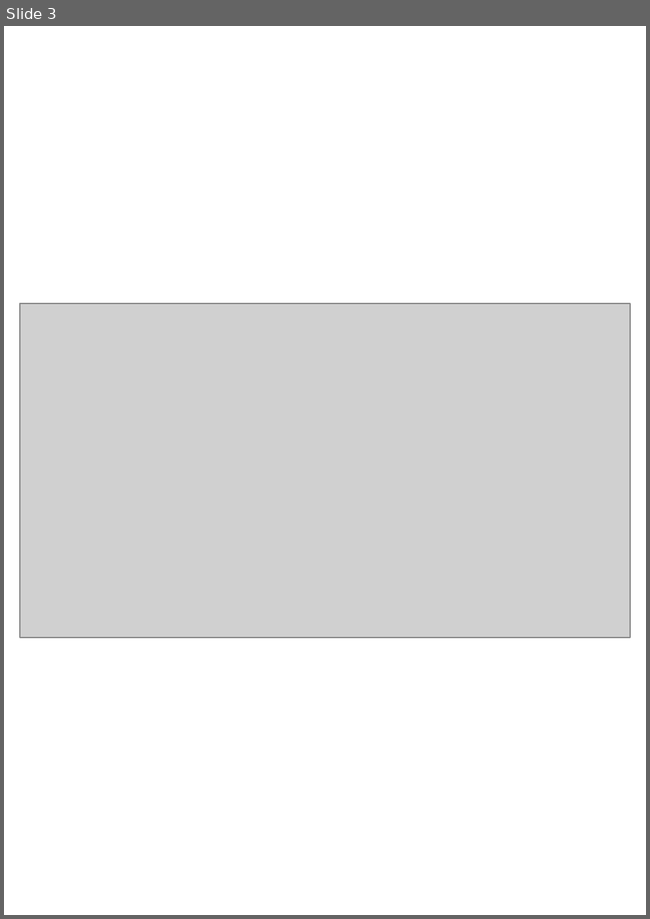
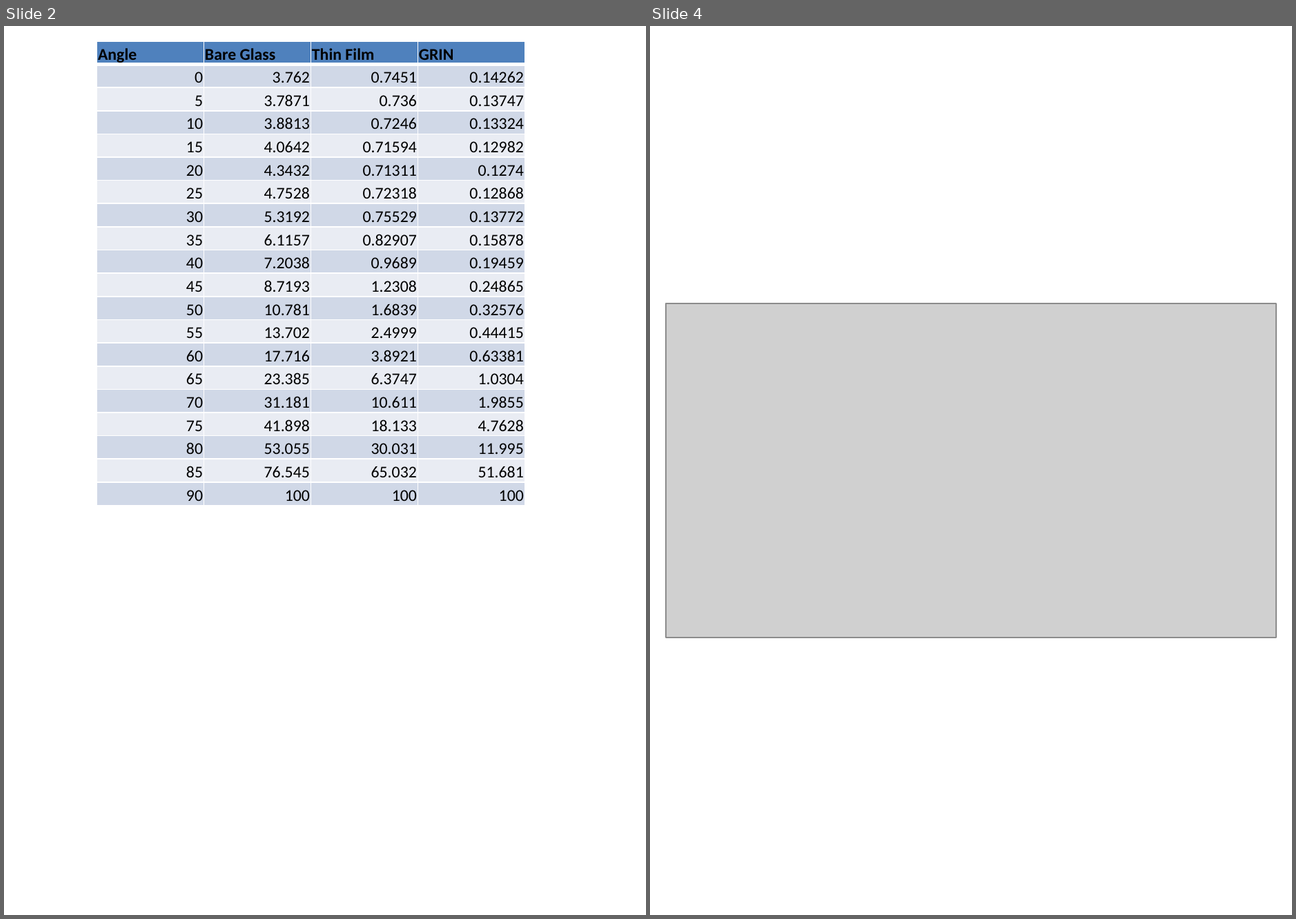
Before and after one commit to pleu/GlasswingGlassRealClimate, a slide deck: Figures/Figures.pptx. Shown side by side, each under a label of ours: slide 3 before the commit, slides 2 and 4 after it; the slides between them are not shown. The pictures are 650x919 and 1296x919 pixels, drawn with LibreOffice and Linux fonts; fonts in the diff are those of the drawing; grey boxes stand for pictures. Boxes give left, top, right and bottom in pixels: in the first picture for what was removed or moved away, otherwise in the second. Text is boxed around its words. In the diff, an @@ line names an element or a change of style, - is before the commit and + after.

```diff
--- a/Figures/Figures.pptx
+++ b/Figures/Figures.pptx
@@ slide 2 added at bbox=[4, 26, 646, 915], background #FFFFFF @@
@@ table added at bbox=[96, 40, 524, 505], 20 rows, 4 columns @@
+Angle | Bare Glass | Thin Film | GRIN
+0 | 3.762 | 0.7451 | 0.14262
+5 | 3.7871 | 0.736 | 0.13747
+10 | 3.8813 | 0.7246 | 0.13324
+15 | 4.0642 | 0.71594 | 0.12982
+20 | 4.3432 | 0.71311 | 0.1274
+25 | 4.7528 | 0.72318 | 0.12868
+30 | 5.3192 | 0.75529 | 0.13772
+35 | 6.1157 | 0.82907 | 0.15878
+40 | 7.2038 | 0.9689 | 0.19459
+45 | 8.7193 | 1.2308 | 0.24865
+50 | 10.781 | 1.6839 | 0.32576
+55 | 13.702 | 2.4999 | 0.44415
+60 | 17.716 | 3.8921 | 0.63381
+65 | 23.385 | 6.3747 | 1.0304
+70 | 31.181 | 10.611 | 1.9855
+75 | 41.898 | 18.133 | 4.7628
+80 | 53.055 | 30.031 | 11.995
+85 | 76.545 | 65.032 | 51.681
+90 | 100 | 100 | 100
@@ what was slide 3 is now slide 4 @@
```
Also in this commit, not shown: 1 slide changed, 1 other slide added, 7 other files.
